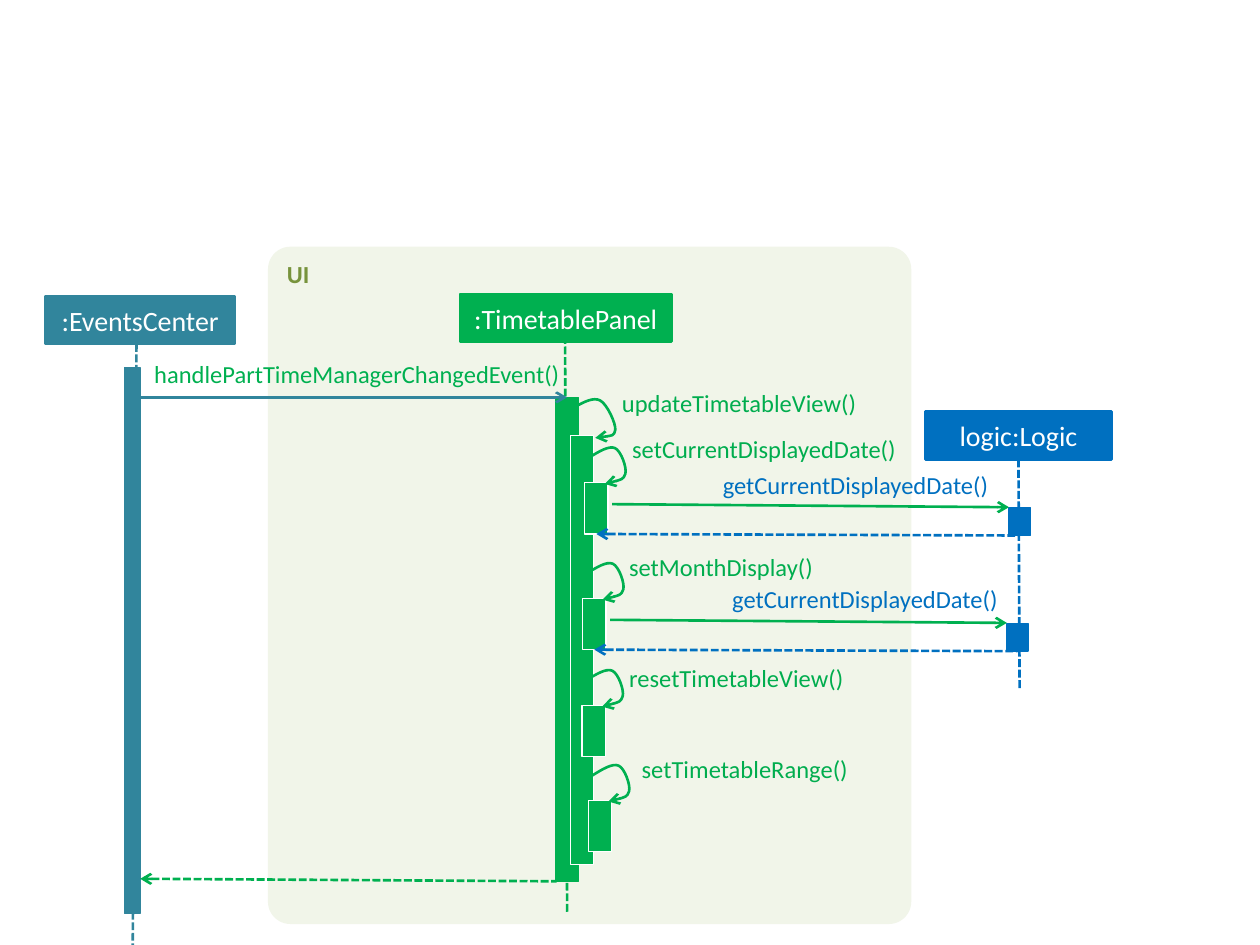
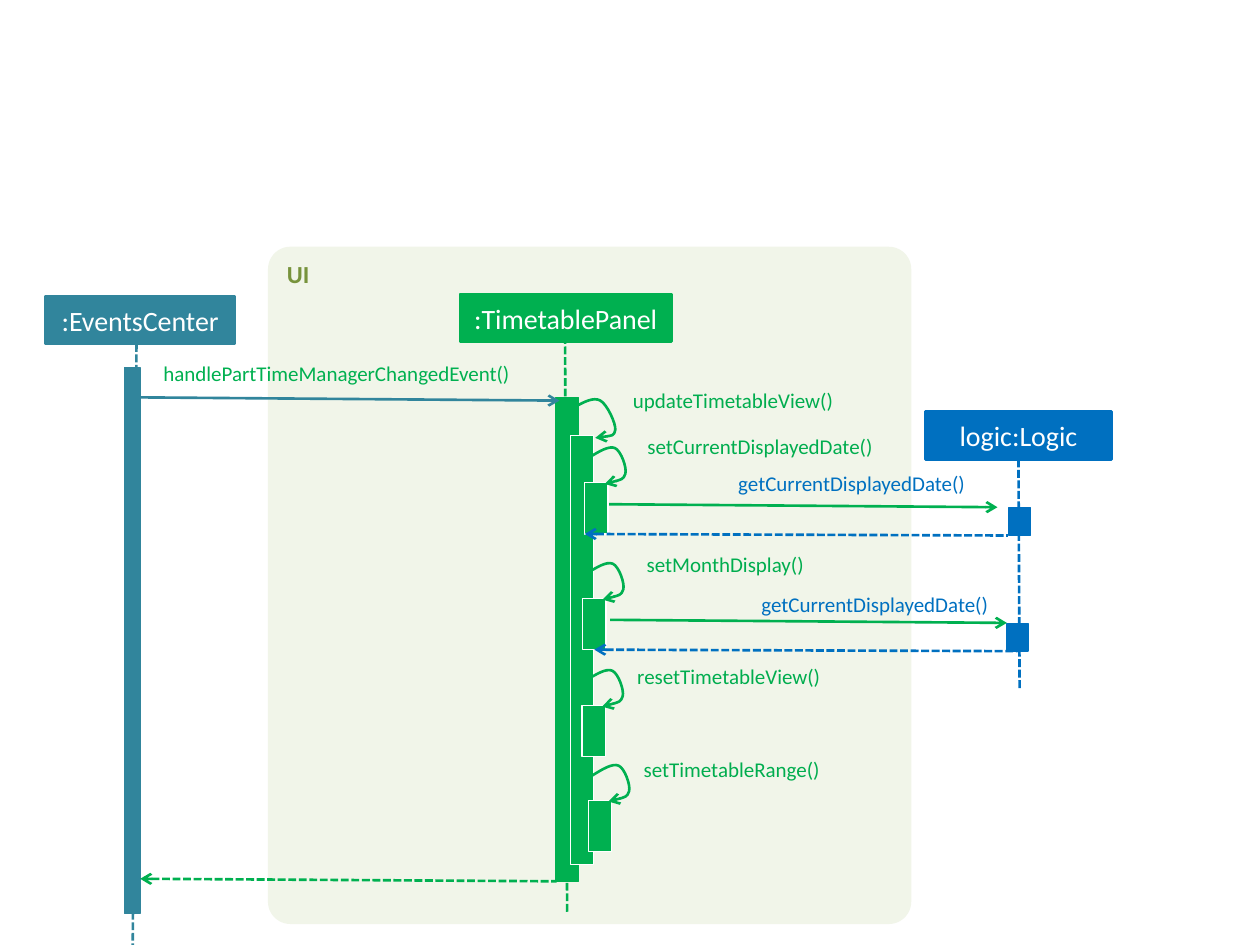
Before and after one commit to hzxcaryn/main, a slide deck: slide 1 of docs/diagrams/updateTimetableViewSequenceDiagram.pptx. Drawn at 1260x945 pixels with LibreOffice and Linux fonts; fonts in the diff are those of the drawing. Boxes give left, top, right and bottom in pixels: in the first picture for what was removed or moved away, otherwise in the second. Text is boxed around its words. In the diff, an @@ line names an element or a change of style, - is before the commit and + after.

```diff
--- a/docs/diagrams/updateTimetableViewSequenceDiagram.pptx
+++ b/docs/diagrams/updateTimetableViewSequenceDiagram.pptx
@@ text "handlePartTimeManagerChangedEvent()": place and size @@
-text "handlePartTimeManagerChangedEvent()" at (154,365,559,388)
+text "handlePartTimeManagerChangedEvent()" at (163,366,509,385)
@@ text "updateTimetableView()": place and size @@
-text "updateTimetableView()" at (622,394,856,416)
+text "updateTimetableView()" at (633,393,833,412)
@@ arrow moved from (136, 397) - (567, 397) to (136, 397) - (559, 401) @@
@@ text "setCurrentDisplayedDate()": place and size @@
-text "setCurrentDisplayedDate()" at (632,440,895,462)
+text "setCurrentDisplayedDate()" at (647,439,872,458)
@@ text "getCurrentDisplayedDate()": place and size @@
-text "getCurrentDisplayedDate()" at (723,476,988,499)
+text "getCurrentDisplayedDate()" at (738,476,965,495)
@@ arrow moved from (612, 504) - (1009, 508) to (601, 504) - (998, 508) @@
@@ arrow moved from (596, 534) - (1019, 536) to (585, 534) - (1008, 536) @@
@@ text "setMonthDisplay()": place and size @@
-text "setMonthDisplay()" at (629,558,813,580)
+text "setMonthDisplay()" at (647,557,804,576)
@@ text "getCurrentDisplayedDate()": place and size @@
-text "getCurrentDisplayedDate()" at (732,590,997,613)
+text "getCurrentDisplayedDate()" at (761,597,988,616)
@@ text "resetTimetableView()": place and size @@
-text "resetTimetableView()" at (629,669,843,691)
+text "resetTimetableView()" at (637,669,820,687)
@@ size 14 to 12 pt in 8 elements at (163,366,509,385), (647,557,804,576), (761,597,988,616), (647,439,872,458), (738,476,965,495), (633,393,833,412), (637,669,820,687), (644,762,820,781) @@
```
Also in this commit, not shown: 3 other files.
